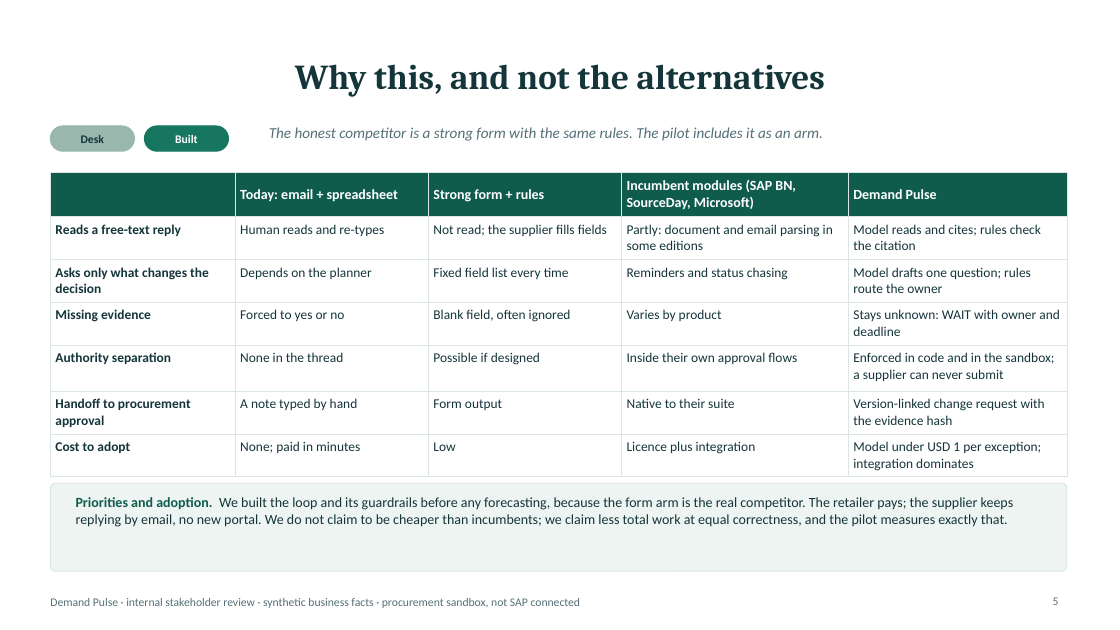
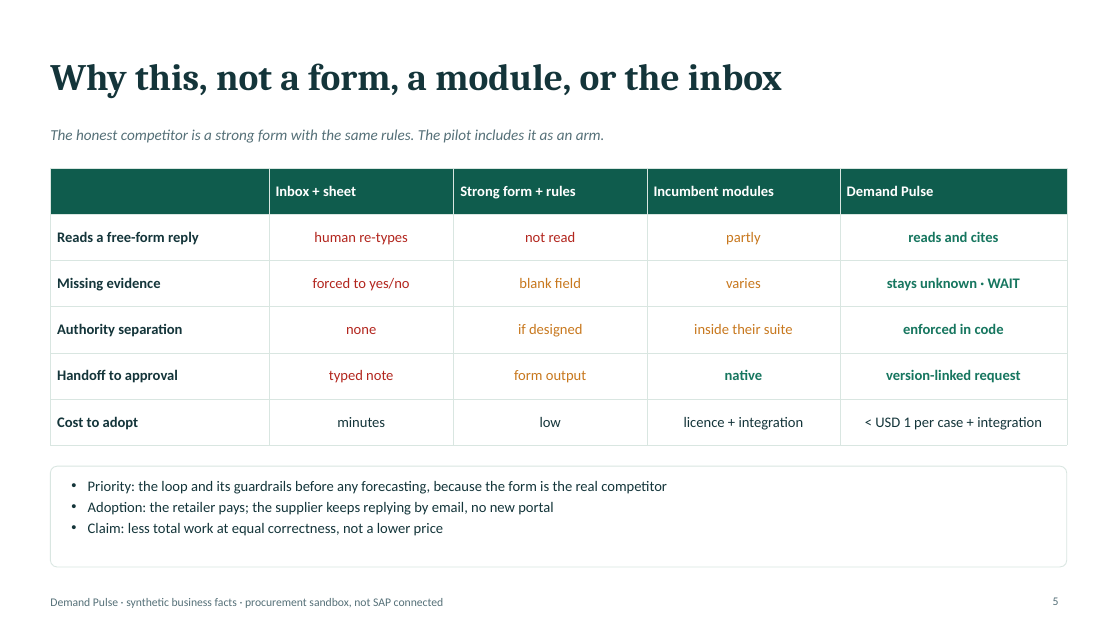
Before and after one commit to logisticPM/sap, a slide deck: slide 5 of presentations/SAP_Demand_Pulse_Business_Case_Deck.pptx. Drawn at 1120x630 pixels with LibreOffice and Linux fonts; fonts in the diff are those of the drawing. Boxes give left, top, right and bottom in pixels: in the first picture for what was removed or moved away, otherwise in the second. Text is boxed around its words. In the diff, an @@ line names an element or a change of style, - is before the commit and + after.

```diff
--- a/presentations/SAP_Demand_Pulse_Business_Case_Deck.pptx
+++ b/presentations/SAP_Demand_Pulse_Business_Case_Deck.pptx
@@ title at bbox=[50, 63, 782, 99]: text changed; size 30 to 32 pt @@
-Why this, and not the alternatives
+Why this, not a form, a module, or the inbox
@@ text "The honest competitor is a ...": place and size @@
-text "The honest competitor is a ..." at bbox=[269, 127, 823, 141]
+text "The honest competitor is a ..." at bbox=[50, 129, 605, 143]
@@ text "The honest competitor is a ..." at bbox=[50, 129, 605, 143]: vertical alignment top to middle @@
@@ rounded rectangle removed at bbox=[50, 126, 134, 151] @@
@@ text removed at bbox=[81, 135, 104, 143] @@
-Desk
@@ rounded rectangle removed at bbox=[145, 126, 229, 151] @@
@@ text removed at bbox=[175, 135, 198, 143] @@
-Built
@@ table at bbox=[50, 168, 1067, 434] @@
-row 1:  | Today: email + spreadsheet | Strong form + rules | Incumbent modules (SAP BN, SourceDay, Microsoft) | Demand Pulse
-row 2: Reads a free-text reply | Human reads and re-types | Not read; the supplier fills fields | Partly: document and email parsing in some editions | Model reads and cites; rules check the citation
-row 3: Asks only what changes the decision | Depends on the planner | Fixed field list every time | Reminders and status chasing | Model drafts one question; rules route the owner
-row 4: Missing evidence | Forced to yes or no | Blank field, often ignored | Varies by product | Stays unknown: WAIT with owner and deadline
-row 5: Authority separation | None in the thread | Possible if designed | Inside their own approval flows | Enforced in code and in the sandbox; a supplier can never submit
-row 6: Handoff to procurement approval | A note typed by hand | Form output | Native to their suite | Version-linked change request with the evidence hash
-row 7: Cost to adopt | None; paid in minutes | Low | Licence plus integration | Model under USD 1 per exception; integration dominates
+row 1:  | Inbox + sheet | Strong form + rules | Incumbent modules | Demand Pulse
+row 2: Reads a free-form reply | human re-types | not read | partly | reads and cites
+row 3: Missing evidence | forced to yes/no | blank field | varies | stays unknown · WAIT
+row 4: Authority separation | none | if designed | inside their suite | enforced in code
+row 5: Handoff to approval | typed note | form output | native | version-linked request
+row 6: Cost to adopt | minutes | low | licence + integration | < USD 1 per case + integration
@@ table: place and size @@
-table at bbox=[50, 172, 1067, 475]
+table at bbox=[50, 168, 1067, 434]
@@ rounded rectangle: place and size @@
-rounded rectangle at bbox=[50, 483, 1067, 571]
+rounded rectangle at bbox=[50, 466, 1067, 567]
@@ rounded rectangle at bbox=[50, 466, 1067, 567]: fill #EEF4F2 to #FFFFFF; proportions changed @@
@@ text at bbox=[88, 481, 667, 536]: text changed; size 12 to 12.5 pt @@
-Priorities and adoption. We built the loop and its guardrails before any forecasting, because the form arm is the real competitor. The retailer pays; the supplier keeps replying by email, no new portal. We do not claim to be cheaper than incumbents; we claim less total work at equal correctness, and the pilot measures exactly that.
+• Priority: the loop and its guardrails before any forecasting, because the form is the real competitor
+• Adoption: the retailer pays; the supplier keeps replying by email, no new portal
+• Claim: less total work at equal correctness, not a lower price
@@ text at bbox=[50, 598, 444, 608]: text changed @@
-Demand Pulse · internal stakeholder review · synthetic business facts · procurement sandbox, not SAP connected
+Demand Pulse · synthetic business facts · procurement sandbox, not SAP connected
```
Also in this commit, not shown: 9 other slides changed, 4 slides added, 3 slides removed, 3 other files.
